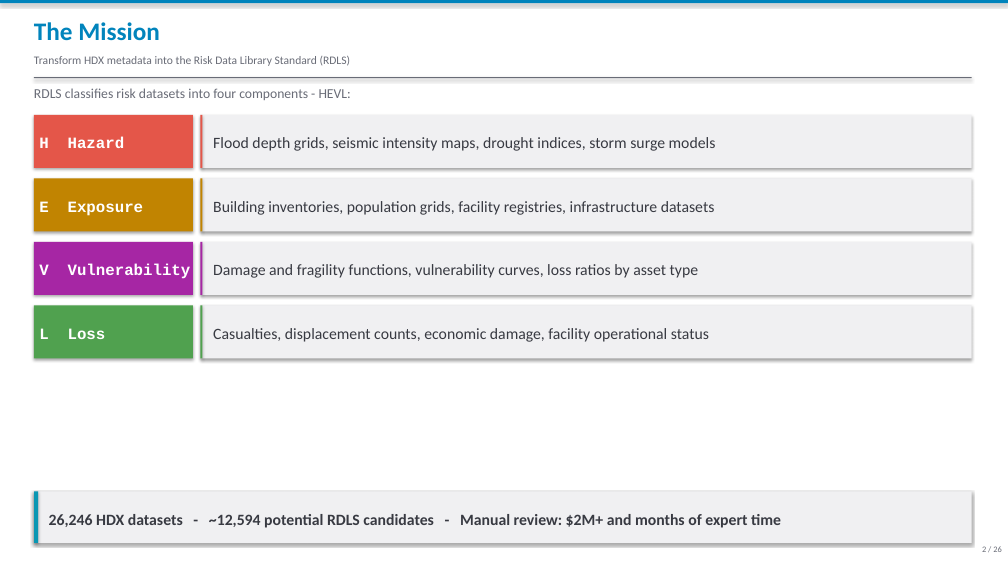
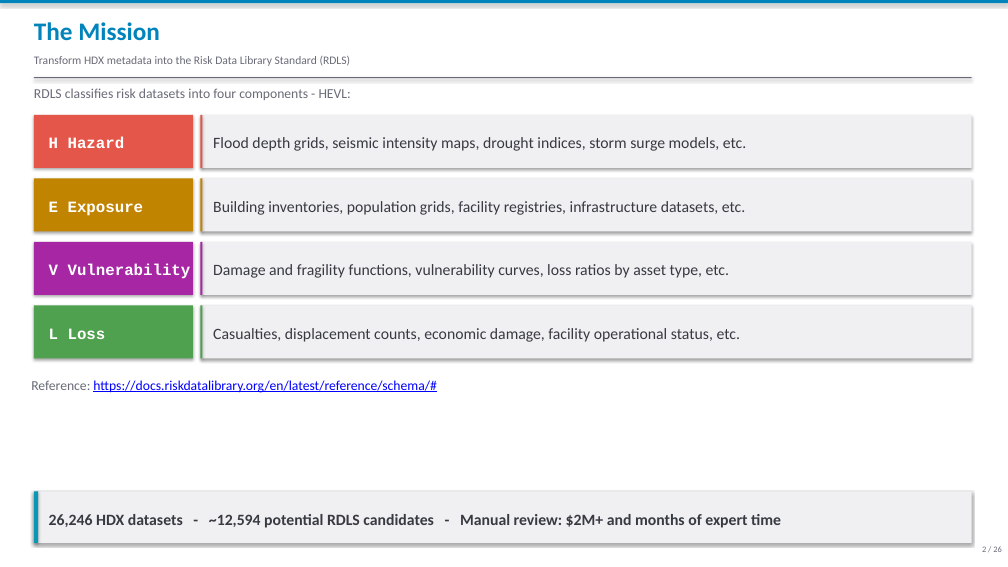
Before and after one commit to bennyistanto/to-rdls, a slide deck: slide 2 of docs/hdx2rdls_journey_20260512.pptx. Drawn at 1008x567 pixels with LibreOffice and Linux fonts; fonts in the diff are those of the drawing. Boxes give left, top, right and bottom in pixels: in the first picture for what was removed or moved away, otherwise in the second. Text is boxed around its words. In the diff, an @@ line names an element or a change of style, - is before the commit and + after.

```diff
--- a/docs/hdx2rdls_journey_20260512.pptx
+++ b/docs/hdx2rdls_journey_20260512.pptx
@@ text at bbox=[213, 137, 746, 151]: text changed @@
-Flood depth grids, seismic intensity maps, drought indices, storm surge models
+Flood depth grids, seismic intensity maps, drought indices, storm surge models, etc.
@@ text at bbox=[213, 201, 745, 215]: text changed @@
-Building inventories, population grids, facility registries, infrastructure datasets
+Building inventories, population grids, facility registries, infrastructure datasets, etc.
@@ text at bbox=[213, 264, 729, 278]: text changed @@
-Damage and fragility functions, vulnerability curves, loss ratios by asset type
+Damage and fragility functions, vulnerability curves, loss ratios by asset type, etc.
@@ 4 texts: place and size @@
-4 texts at bbox=[39, 137, 191, 339]
+4 texts at bbox=[49, 137, 191, 339]
@@ text at bbox=[213, 328, 740, 342]: text changed @@
-Casualties, displacement counts, economic damage, facility operational status
+Casualties, displacement counts, economic damage, facility operational status, etc.
@@ text added at bbox=[31, 380, 436, 393], 13 pt, text #0000FF, underline @@
+Reference: https://docs.riskdatalibrary.org/en/latest/reference/schema/#
```
Also in this commit, not shown: 25 other slides changed, 26 other files.
